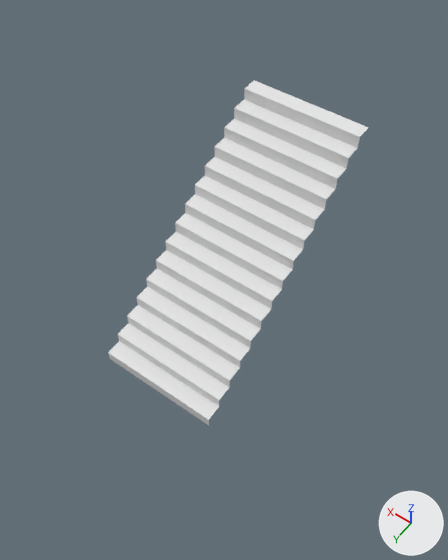
Before and after pictures for a commit that changed the Blender file models/stairs.blend.
Camera for both pictures: a 50 mm lens placed at (-3.54, 3.17, 8.75), pointed at (-0.11, -1.63, 1.21). The axes (+X, +Y, +Z) are drawn at lower right. The lights are the same throughout. Objects named as collision shapes, trigger or cutter boxes, shadow casters or lower levels of detail are left out.

The first picture shows 'stairs'.
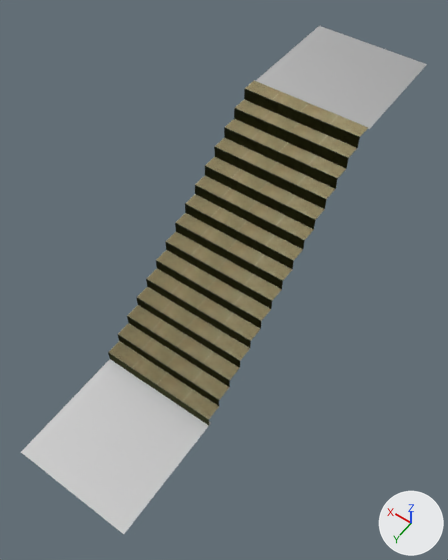
Diff of the bpy script that builds the scene:
```diff
--- a/models/stairs.blend.py
+++ b/models/stairs.blend.py
@@ mat_material @@
 mat_material = bpy.data.materials.new('Material')
-# nodes: BsdfDiffuse, OutputMaterial
+# nodes: BsdfAnisotropic, NormalMap, OutputMaterial, TexImage x2
+# uses the picture img_stairs_norm_tga
+# uses the picture img_stairs_tga
@@ mat_material_001 @@
+mat_material_001 = bpy.data.materials.new('Material.001')
+mat_material_001.use_nodes = True; mat_material_001.node_tree.nodes.clear()
+_N = mat_material_001.node_tree.nodes; _L = mat_material_001.node_tree.links
+n0 = _N.new('ShaderNodeOutputMaterial'); n0.name = 'Material Output'
+n1 = _N.new('ShaderNodeBsdfAnisotropic'); n1.name = 'Glossy BSDF'
+n1.distribution = 'BECKMANN'
+n1.inputs[0].default_value = (0.57, 0.57, 0.57, 1.0)  # 'Color', light grey #c7c7c7
+n1.inputs[1].default_value = 0.695  # 'Roughness'
+_L.new(n1.outputs[0], n0.inputs[0])  # 'BSDF' to 'Surface'
@@ me_cube @@
 me_cube.from_pydata(...)  # 6 vertices, 2 faces; spans x -1.0..1.0, y -0.27..0.0, z 0.0..0.2
+# me_cube part 1: the loose piece of 6 vertices spanning x -1.0..1.0, y -0.27..0.0, z 0.0..0.2 is copied, and the copy is moved by (0.0, -0.27, 0.2); it spans x -1.0..1.0, y -0.53..-0.27, z 0.2..0.4
+# me_cube part 2: the loose piece of 6 vertices spanning x -1.0..1.0, y -0.27..0.0, z 0.0..0.2 is copied, and the copy is moved by (0.0, -0.53, 0.4); it spans x -1.0..1.0, y -0.8..-0.53, z 0.4..0.6
+# me_cube part 3: the loose piece of 6 vertices spanning x -1.0..1.0, y -0.27..0.0, z 0.0..0.2 is copied, and the copy is moved by (0.0, -0.8, 0.6); it spans x -1.0..1.0, y -1.07..-0.8, z 0.6..0.8
+# me_cube part 4: the loose piece of 6 vertices spanning x -1.0..1.0, y -0.27..0.0, z 0.0..0.2 is copied, and the copy is moved by (0.0, -1.07, 0.8); it spans x -1.0..1.0, y -1.33..-1.07, z 0.8..1.0
+# me_cube part 5: the loose piece of 6 vertices spanning x -1.0..1.0, y -0.27..0.0, z 0.0..0.2 is copied, and the copy is moved by (0.0, -1.33, 1.0); it spans x -1.0..1.0, y -1.6..-1.33, z 1.0..1.2
+# me_cube part 6: the loose piece of 6 vertices spanning x -1.0..1.0, y -0.27..0.0, z 0.0..0.2 is copied, and the copy is moved by (0.0, -1.6, 1.2); it spans x -1.0..1.0, y -1.87..-1.6, z 1.2..1.4
+# me_cube part 7: the loose piece of 6 vertices spanning x -1.0..1.0, y -0.27..0.0, z 0.0..0.2 is copied, and the copy is moved by (0.0, -1.87, 1.4); it spans x -1.0..1.0, y -2.13..-1.87, z 1.4..1.6
+# me_cube part 8: the loose piece of 6 vertices spanning x -1.0..1.0, y -0.27..0.0, z 0.0..0.2 is copied, and the copy is moved by (0.0, -2.13, 1.6); it spans x -1.0..1.0, y -2.4..-2.13, z 1.6..1.8
+# me_cube part 9: the loose piece of 6 vertices spanning x -1.0..1.0, y -0.27..0.0, z 0.0..0.2 is copied, and the copy is moved by (0.0, -2.4, 1.8); it spans x -1.0..1.0, y -2.67..-2.4, z 1.8..2.0
+# me_cube part 10: the loose piece of 6 vertices spanning x -1.0..1.0, y -0.27..0.0, z 0.0..0.2 is copied, and the copy is moved by (0.0, -2.67, 2.0); it spans x -1.0..1.0, y -2.93..-2.67, z 2.0..2.2
+# me_cube part 11: the loose piece of 6 vertices spanning x -1.0..1.0, y -0.27..0.0, z 0.0..0.2 is copied, and the copy is moved by (0.0, -2.93, 2.2); it spans x -1.0..1.0, y -3.2..-2.93, z 2.2..2.4
+# me_cube part 12: the loose piece of 6 vertices spanning x -1.0..1.0, y -0.27..0.0, z 0.0..0.2 is copied, and the copy is moved by (0.0, -3.2, 2.4); it spans x -1.0..1.0, y -3.47..-3.2, z 2.4..2.6
+# me_cube part 13: the loose piece of 6 vertices spanning x -1.0..1.0, y -0.27..0.0, z 0.0..0.2 is copied, and the copy is moved by (0.0, -3.47, 2.6); it spans x -1.0..1.0, y -3.73..-3.47, z 2.6..2.8
+# me_cube part 14: the loose piece of 6 vertices spanning x -1.0..1.0, y -0.27..0.0, z 0.0..0.2 is copied, and the copy is moved by (0.0, -3.73, 2.8); it spans x -1.0..1.0, y -4.0..-3.73, z 2.8..3.0
 me_cube.materials.append(mat_material)
@@ me_plane @@
+me_plane.from_pydata([(-1.0, -1.0, 0.0), (1.0, -1.0, 0.0), (-1.0, 1.0, 0.0), (1.0, 1.0, 0.0)], [], [(0, 1, 3, 2)])
+me_plane.materials.append(mat_material_001)
@@ ob_stairs @@
 ob_stairs.location = (0.0, 0.0, 0.0)
-_m = ob_stairs.modifiers.new('Array', 'ARRAY')
-_m.count = 15
-_m.fit_length = 5.1
-_m.constant_offset_displace = (0.0, 0.0, 0.0)
-_m.relative_offset_displace = (0.0, -1.0, 1.0)
@@ ob_plane @@
+ob_plane = bpy.data.objects.new('Plane', me_plane)
+ob_plane.location = (0.0, 0.94, 0.0)
@@ ob_plane_001 @@
+ob_plane_001 = bpy.data.objects.new('Plane.001', me_plane.copy())
+ob_plane_001.location = (-0.03, -4.98, 3.0)
```

Boxes (x1, y1, x2, y2) around the edits, measured in the pictures (448 x 560 px):
'stairs', surface changed (white to yellow): (108, 80, 369, 425) in both
'Plane', added: after (21, 359, 211, 534)
'Plane.001', added: after (256, 26, 427, 129)
part 1 of me_cube, added (yellow): after (118, 323, 229, 406)
part 2 of me_cube, added (yellow): after (127, 305, 239, 387)
part 3 of me_cube, added (yellow): after (137, 287, 250, 368)
part 4 of me_cube, added (yellow): after (146, 269, 260, 348)
part 5 of me_cube, added (yellow): after (156, 250, 271, 329)
part 6 of me_cube, added (yellow): after (165, 232, 282, 309)
part 7 of me_cube, added (yellow): after (175, 213, 293, 289)
part 8 of me_cube, added (yellow): after (185, 194, 303, 269)
part 9 of me_cube, added (yellow): after (195, 176, 314, 249)
part 10 of me_cube, added (yellow): after (205, 157, 325, 229)
part 11 of me_cube, added (yellow): after (214, 138, 335, 209)
part 12 of me_cube, added (yellow): after (224, 119, 346, 189)
part 13 of me_cube, added (yellow): after (234, 100, 357, 169)
part 14 of me_cube, added (yellow): after (244, 80, 369, 148)
